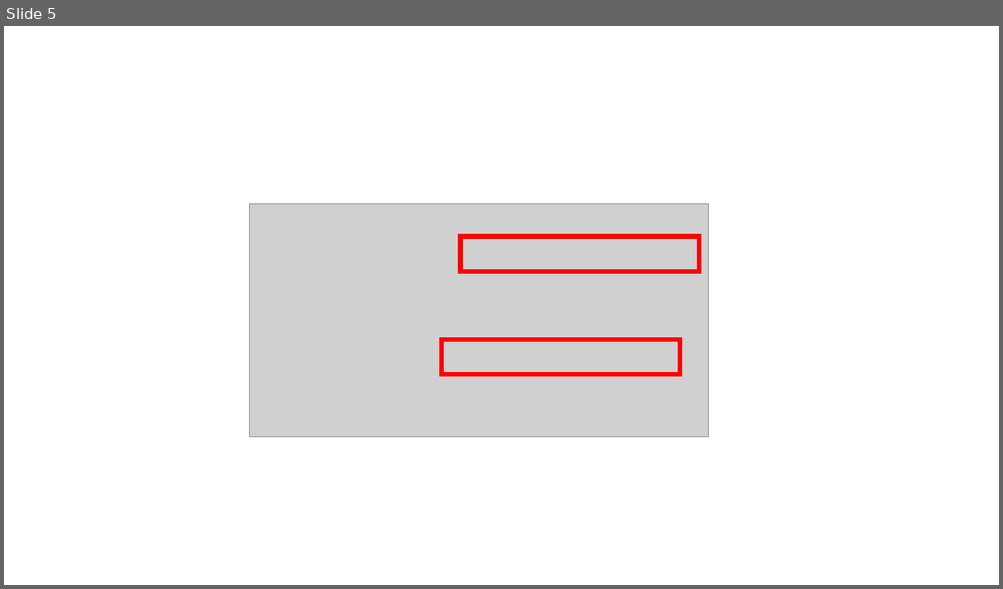
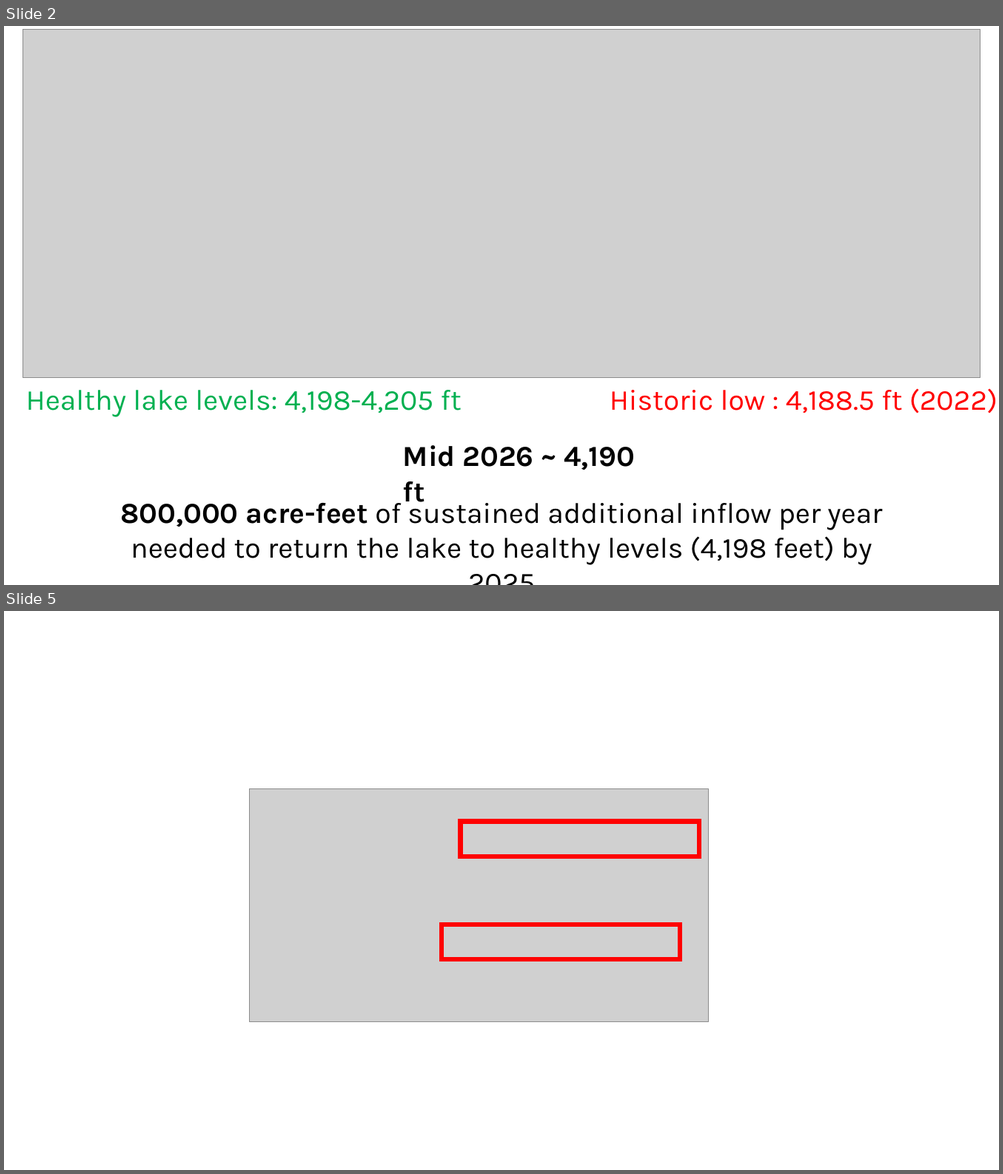
Before and after one commit to HaadiaBaig/BearRiverWaterBank, a slide deck: Session Guide/IntroPresentation.pptx. Shown one above the other, each under a label of ours: slide 5 before the commit, slides 2 and 5 after it; the slides between them are not shown. The pictures are 1003x589 and 1003x1174 pixels, drawn with LibreOffice and Linux fonts; fonts in the diff are those of the drawing; grey boxes stand for pictures. Boxes give left, top, right and bottom in pixels: in the first picture for what was removed or moved away, otherwise in the second. Text is boxed around its words. In the diff, an @@ line names an element or a change of style, - is before the commit and + after.

```diff
--- a/Session Guide/IntroPresentation.pptx
+++ b/Session Guide/IntroPresentation.pptx
@@ slide 2 added at box(4, 26, 999, 585), background #FFFFFF @@
@@ picture added at box(22, 30, 980, 378) @@
@@ text added at box(26, 390, 461, 417), 28 pt, text #00B050 @@
+Healthy lake levels: 4,198-4,205 ft
@@ text added at box(609, 389, 997, 414), 28 pt, text #FF0000 @@
+Historic low : 4,188.5 ft (2022)
@@ text added at box(403, 446, 635, 509), 28 pt, text #000000, bold @@
+Mid 2026 ~ 4,190 ft
@@ text added at box(121, 497, 882, 565), 28 pt, text #000000 @@
+800,000 acre-feet of sustained additional inflow per year needed to return the lake to healthy levels (4,198 feet) by 2025
```
Also in this commit, not shown: 3 slides changed, 1 slide removed.
